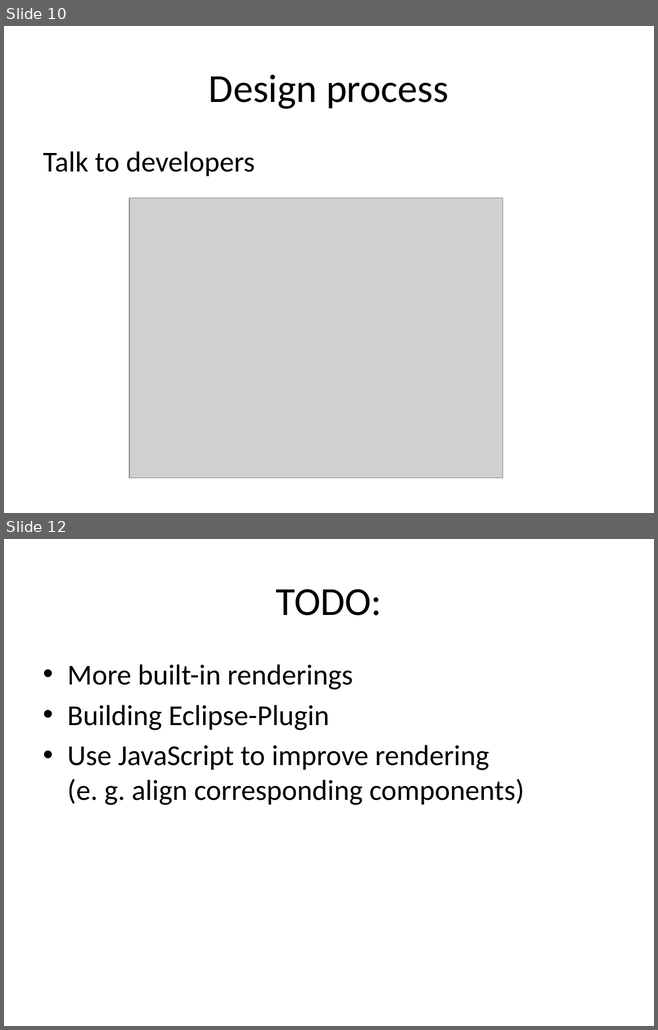
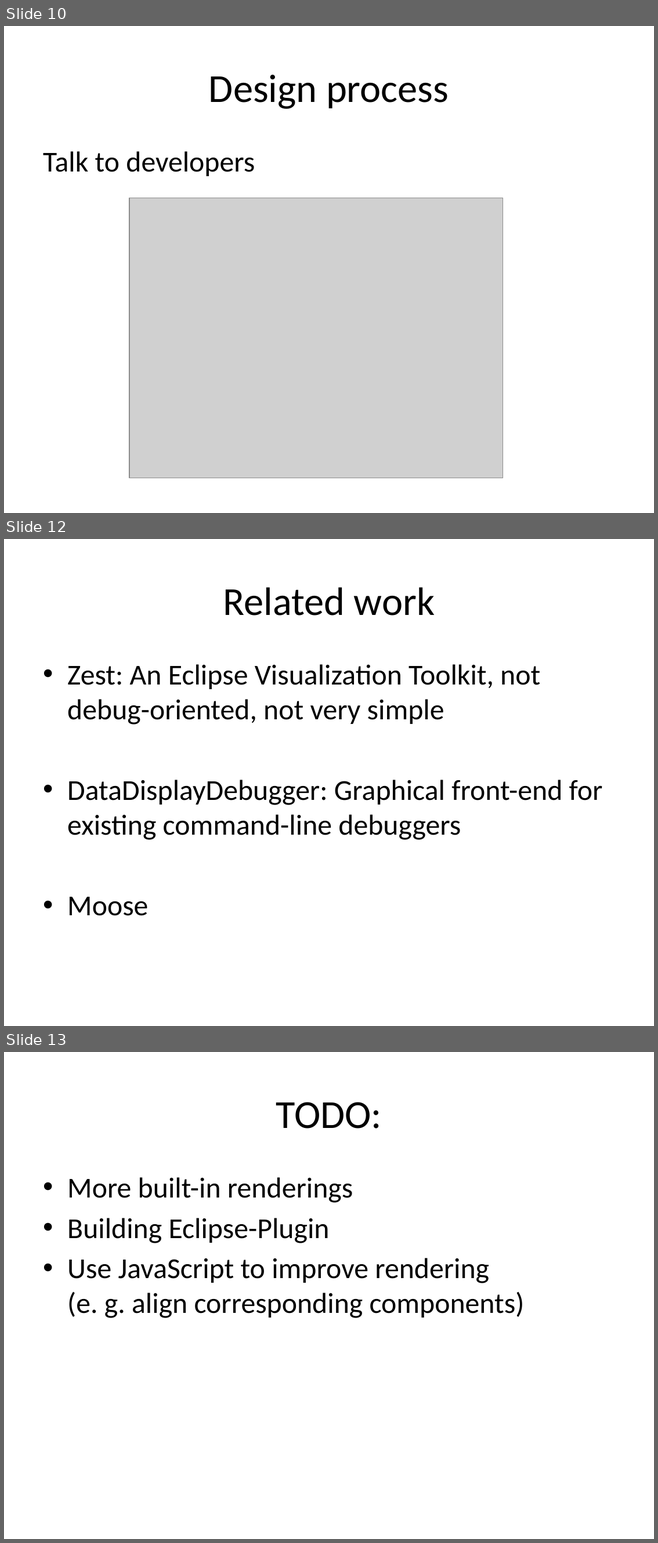
Before and after one commit to CedricReichenbach/DoodleDebug, a slide deck: presentations/Demo DoodleDebug Jan-2011.pptx. Shown one above the other, each under a label of ours: slides 10 and 12 before the commit, slides 10, 12 and 13 after it; the slides between them are not shown. The pictures are 658x1030 and 658x1543 pixels, drawn with LibreOffice and Linux fonts; fonts in the diff are those of the drawing; grey boxes stand for pictures. Boxes give left, top, right and bottom in pixels: in the first picture for what was removed or moved away, otherwise in the second. Text is boxed around its words. In the diff, an @@ line names an element or a change of style, - is before the commit and + after.

Commit message:
presentation

```diff
--- a/presentations/Demo DoodleDebug Jan-2011.pptx
+++ b/presentations/Demo DoodleDebug Jan-2011.pptx
@@ slide 12 added at [4,539,654,1026], background #FFFFFF @@
@@ title added at [223,587,434,616], 44 pt, text #000000 @@
+Related work
@@ text added at [67,664,603,916], 32 pt, text #000000 @@
+• Zest: An Eclipse Visualization Toolkit, not debug-oriented, not very simple
+• DataDisplayDebugger: Graphical front-end for existing command-line debuggers
+• Moose
@@ what was slide 12 is now slide 13 @@
```
Also in this commit, not shown: 1 slide changed.
